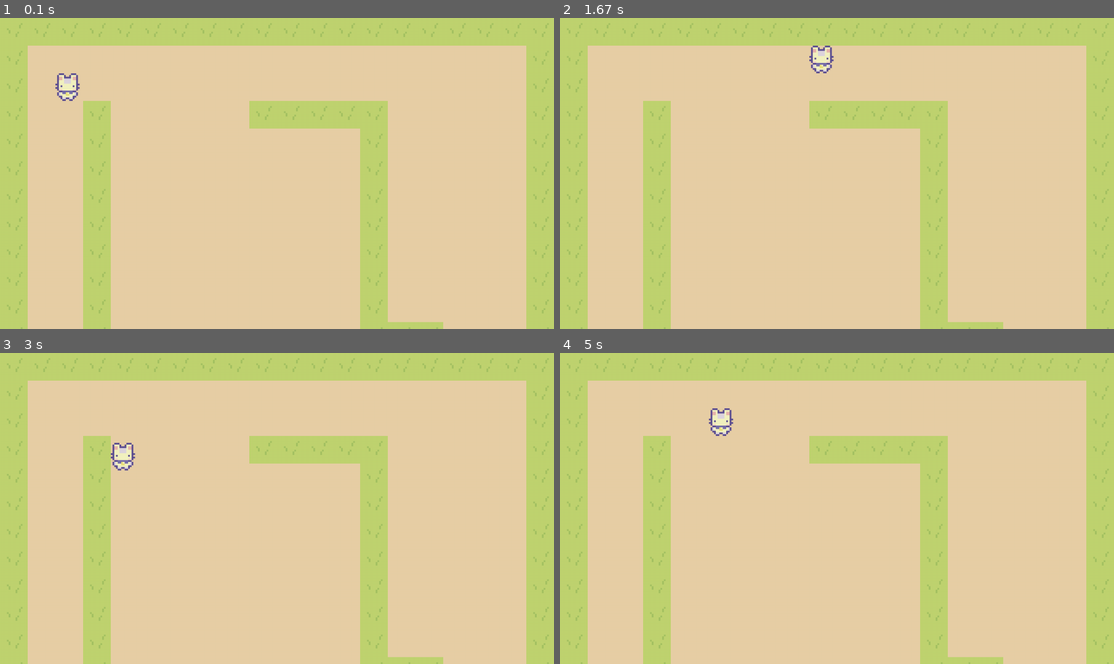
Above: before the commit, frames 1-4 (two rows, left to right).
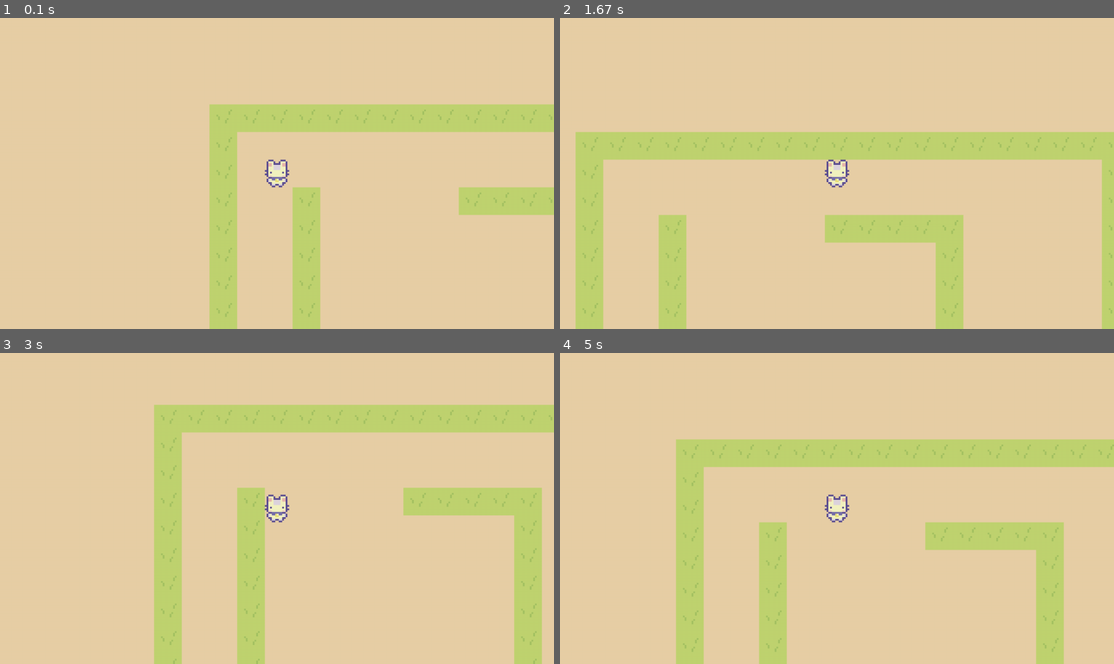
Above: after the commit, the same moments.

Repository: SushiOnToast/pygame-community-spring-jam-2025
Game: pygame game, started from code/main.py
Same seed, same stepped clock (60 frames per second), same inputs: the game is played once before the commit and once after it.
Inputs:
- Up to frame 1 (0.1 s): no input
- Up to frame 2 (1.67 s): hold D 0.33-0.8 s; hold W 0.83-1.13 s; hold D 1.17-1.63 s
- Up to frame 3 (3 s): hold A 1.67-2.2 s; hold S 2.23-2.53 s; hold A 2.57-2.97 s
- Up to frame 4 (5 s): hold W 3-3.37 s; hold D 3.4-4.03 s; hold S 4.07-4.43 s; hold A 4.47-4.93 s; hold D from 4.97 s (still down)

The runs differ from the first frame. In frame 1, 35% of the frame differs, in the area x 0-100%, y 0-100%; in frame 2, 35%; in frame 3, 42%; in frame 4, 39%.

Commit message:
add basic scrolling

Diff:
--- a/code/level.py
+++ b/code/level.py
@@ -10,7 +10,7 @@
     self.display_surface = surface
 
     # sprite group setup
-    self.visible_sprites = pygame.sprite.Group()
+    self.visible_sprites = YSortCameraGroup(self.display_surface)
     self.obstacle_sprites = pygame.sprite.Group()
 
     self.create_map()
@@ -26,5 +26,25 @@
           self.player = Player((x, y), [self.visible_sprites], self.obstacle_sprites)
 
   def run(self):
-    self.visible_sprites.draw(self.display_surface)
+    self.visible_sprites.custom_draw(self.player)
     self.visible_sprites.update()
+
+
+class YSortCameraGroup(pygame.sprite.Group):
+    def __init__(self, surface):
+        super().__init__()
+
+        self.display_surface = surface
+        self.half_width = self.display_surface.get_size()[0] // 2
+        self.half_height = self.display_surface.get_size()[1] // 2
+        self.offset = pygame.math.Vector2()
+
+    def custom_draw(self, player):
+
+        # getting the offset
+        self.offset.x = player.rect.centerx - self.half_width
+        self.offset.y = player.rect.centery - self.half_height
+
+        for sprite in sorted(self.sprites(), key=lambda sprite: sprite.rect.centery):
+            offset_position = sprite.rect.topleft - self.offset
+            self.display_surface.blit(sprite.image, offset_position)
